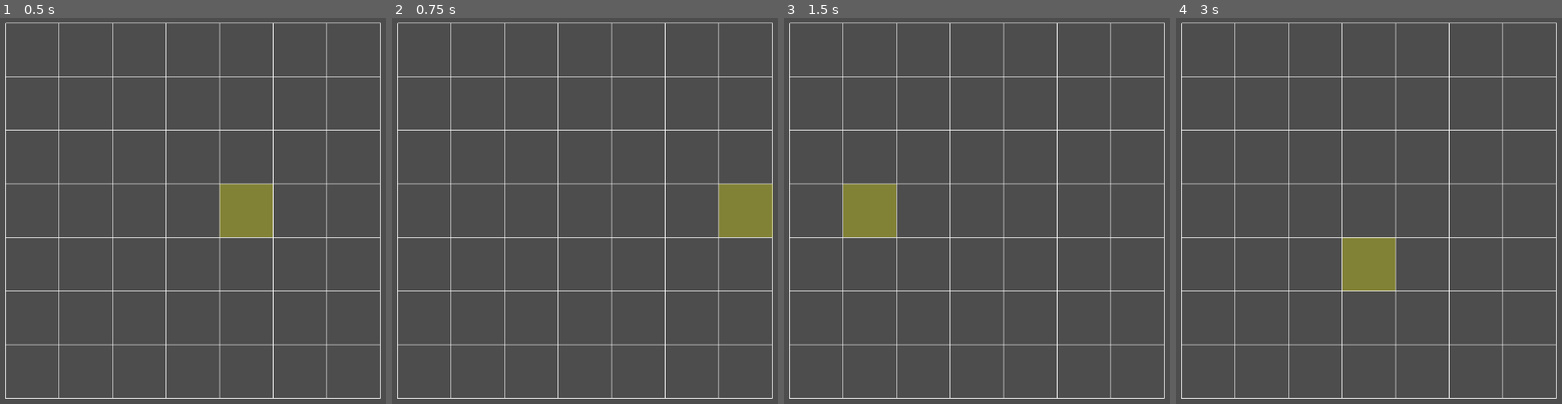
Above: before the commit, frames 1-4 (left to right).
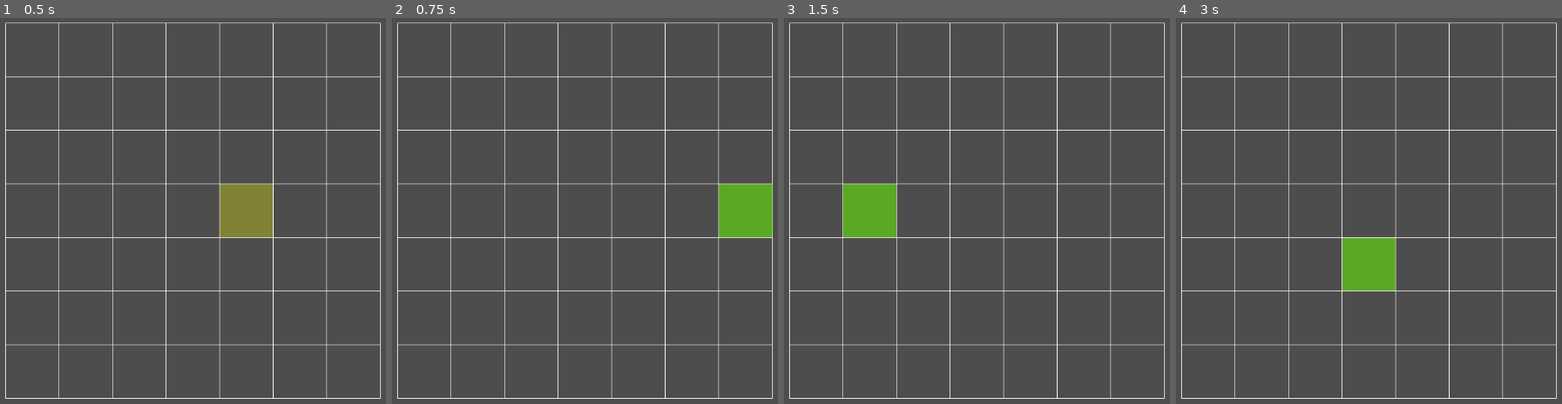
Above: after the commit, the same moments.

Repository: Traveler582/medieval-pvz
Game: Godot game, scene res://scenes/grid/grid.tscn
Same seed, same stepped clock (60 frames per second), same inputs: the game is played once before the commit and once after it. The project has no main scene, so this scene is started directly.
Inputs (mouse positions are in pixels of both pictures, inside the frame that each line leads up to):
- Up to frame 1 (0.5 s): no input
- Up to frame 2 (0.75 s): tap Enter at 0.5 s; move the mouse to (774, 191) at 0.52 s; click (774, 191) at 0.67 s
- Up to frame 3 (1.5 s): tap Space at 1.25 s; move the mouse to (876, 230) at 1.27 s; click (876, 230) at 1.42 s
- Up to frame 4 (3 s): tap Enter at 2 s; move the mouse to (1473, 126) at 2.02 s; click (1473, 126) at 2.17 s; tap Space at 2.75 s; move the mouse to (1372, 288) at 2.77 s; click (1372, 288) at 2.92 s

Frame 1 is identical in both runs. In frame 2, 1.9% of the frame differs, in the area x 84-99%, y 42-57%; in frame 3, 1.9%; in frame 4, 1.9%.

Commit message:
Added cell selection with signal emission

Diff:
--- a/medieval-pvz/scripts/grid.gd
+++ b/medieval-pvz/scripts/grid.gd
@@ -6,6 +6,9 @@
 
 var grid_origin = Vector2(200,9)
 var hovered_cell = Vector2i(-1,-1)
+var selected_cell = Vector2i(-1, -1)
+
+signal cell_selected(cell: Vector2i)
 
 func _draw():
 	for row in ROWS:
@@ -17,6 +20,8 @@
 			draw_rect(rect, Color.WHITE, false)
 			if Vector2i(col,row) == hovered_cell:
 				draw_rect(rect, Color(1, 1, 0, 0.3), true)
+			if Vector2i(col, row) == selected_cell:
+				draw_rect(rect, Color(0, 1, 0, 0.3), true)
 func _process(_delta):
 	var mouse_pos = get_local_mouse_position()
 	var cell = world_to_grid(mouse_pos)
@@ -35,3 +40,12 @@
 
 func is_valid_cell(cell: Vector2i) -> bool:
 	return cell.x >= 0 and cell.x < COLS and cell.y >= 0 and cell.y < ROWS
+
+func _input(event):
+	if event is InputEventMouseButton:
+		if event.button_index == MOUSE_BUTTON_LEFT and event.pressed:
+			var cell = world_to_grid(get_local_mouse_position())
+			if is_valid_cell(cell):
+				selected_cell = cell
+				queue_redraw()
+				emit_signal("cell_selected", cell)
